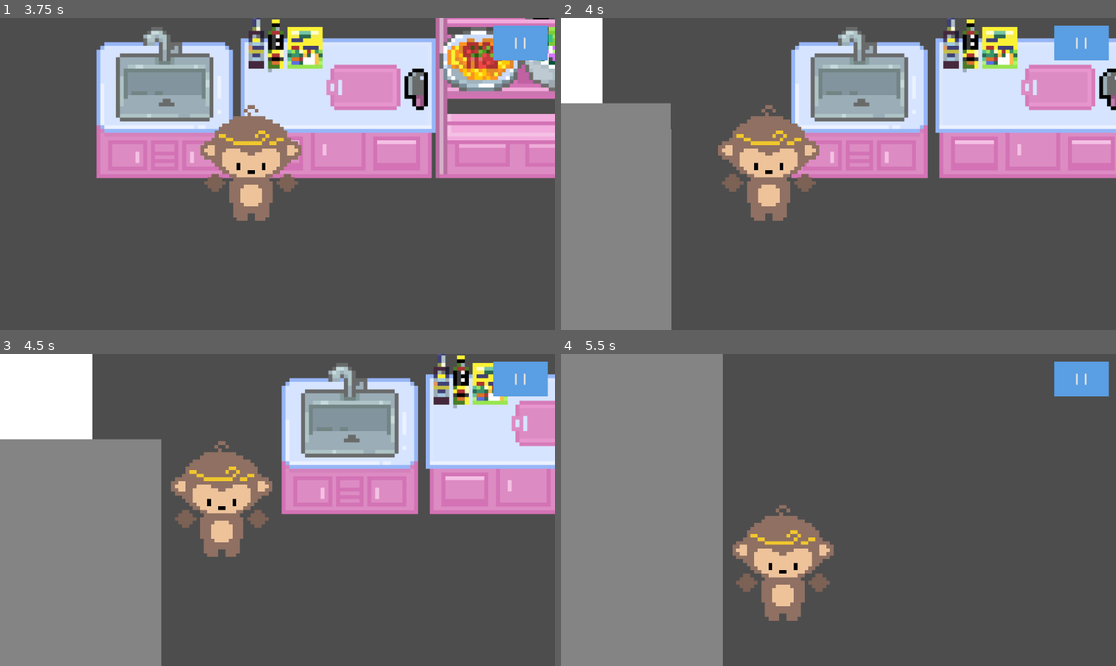
Above: before the commit, frames 1-4 (two rows, left to right).
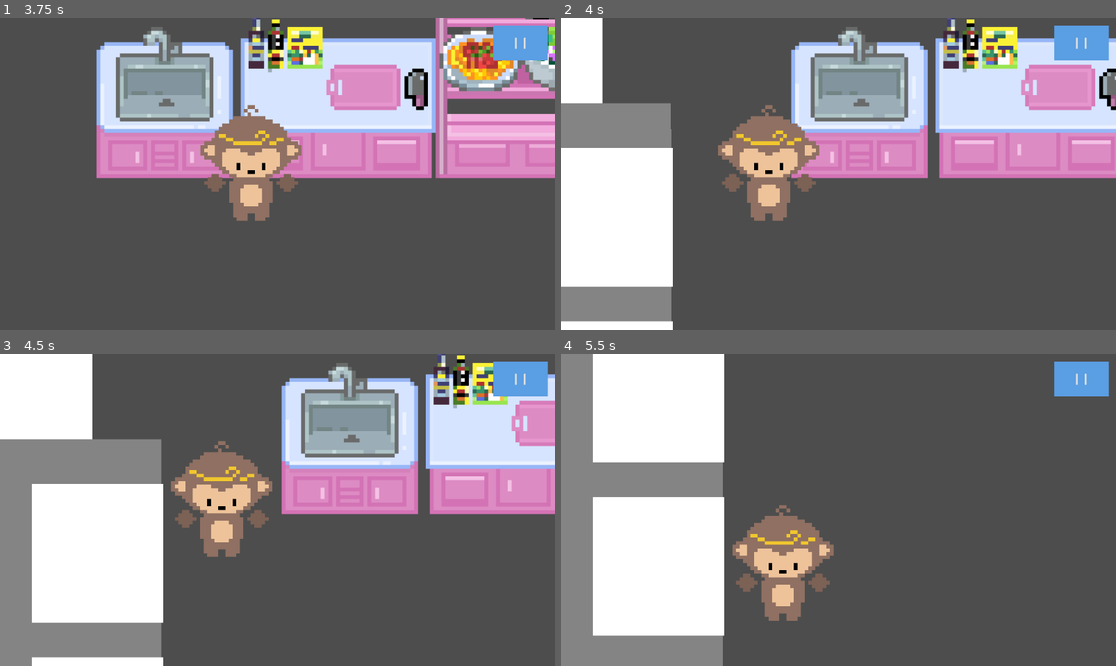
Above: after the commit, the same moments.

Repository: 127333hwy/ONYX-studio
Game: Godot game, scene res://prototype.tscn
Two runs of this game, one before a commit and one after it. Both use one fixed random seed, a clock stepped at 60 frames per second and the inputs below.
Inputs:
- Up to frame 1 (3.75 s): click "I I" at 0.5 s; click "Restart" at 1.25 s; tap Enter at 2 s; hold W (move_up) 2.03-3.53 s; tap R (drop_item) at 2.1, 3.6 s; tap E (interact) at 2.85 s; hold Left (move_left) from 3.53 s (still down)
- Up to frame 2 (4 s): keep holding Left (move_left)
- Up to frame 3 (4.5 s): keep holding Left (move_left); tap E (interact) at 4.35 s
- Up to frame 4 (5.5 s): tap Space at 5 s; release Left (move_left) at 5.03 s; hold Down (move_down) from 5.03 s (still down); tap R (drop_item) at 5.1 s

Frame 1 is identical in both runs. In frame 2, 9.6% of the frame differs, in the area x 0-21%, y 41-100%; in frame 3, 11%; in frame 4, 19%, in the area x 5-30%, y 0-91%.

Commit message:
added stoves

Diff:
--- a/stove.tscn
+++ b/stove.tscn
@@ -8,7 +8,7 @@
 [ext_resource type="PackedScene" uid="uid://c76b6lbdu7tfk" path="res://burnt_sushi.tscn" id="6_hbb0h"]
 
 [sub_resource type="RectangleShape2D" id="RectangleShape2D_5elmm"]
-size = Vector2(132, 114.5)
+size = Vector2(128, 112)
 
 [node name="Stove" type="Area2D" unique_id=1380632403 groups=["stove"]]
 script = ExtResource("1_ugy6n")
@@ -18,14 +18,15 @@
 onigiri_scene = ExtResource("5_v45k4")
 burnt_sushi_scene = ExtResource("6_hbb0h")
 
-[node name="Sprite2D" type="Sprite2D" parent="." unique_id=640306647]
-
 [node name="CookTimer" type="Timer" parent="." unique_id=812602856]
 one_shot = true
 
 [node name="CollisionShape2D2" type="CollisionShape2D" parent="." unique_id=1961278006]
 shape = SubResource("RectangleShape2D_5elmm")
 
+[node name="Polygon2D" type="Polygon2D" parent="." unique_id=510353728]
+polygon = PackedVector2Array(-48, -48, 43, -48, 43, 48, -48, 48)
+
 [connection signal="body_entered" from="." to="." method="_on_body_entered"]
 [connection signal="body_exited" from="." to="." method="_on_body_exited"]
 [connection signal="timeout" from="CookTimer" to="." method="_on_cook_timer_timeout"]
